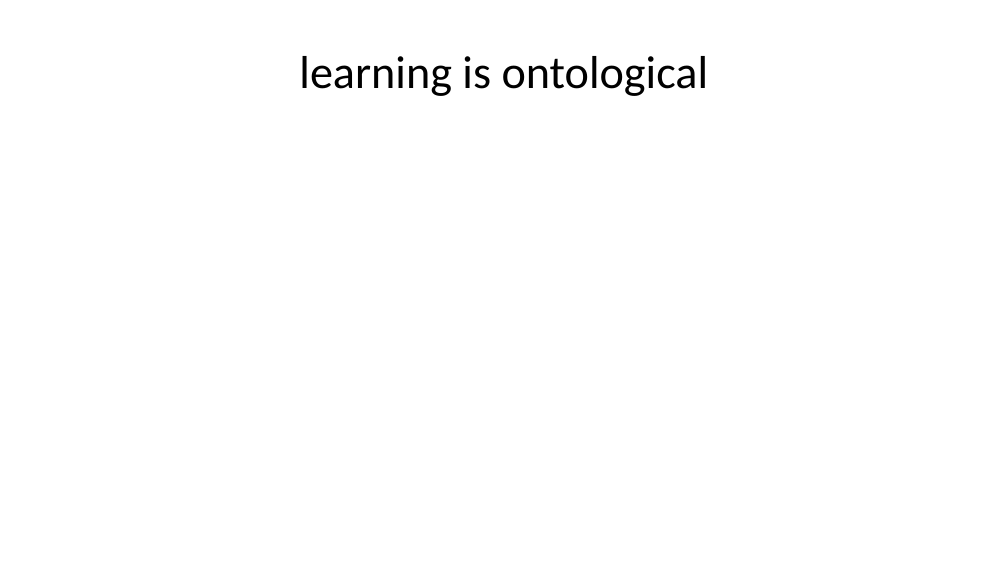
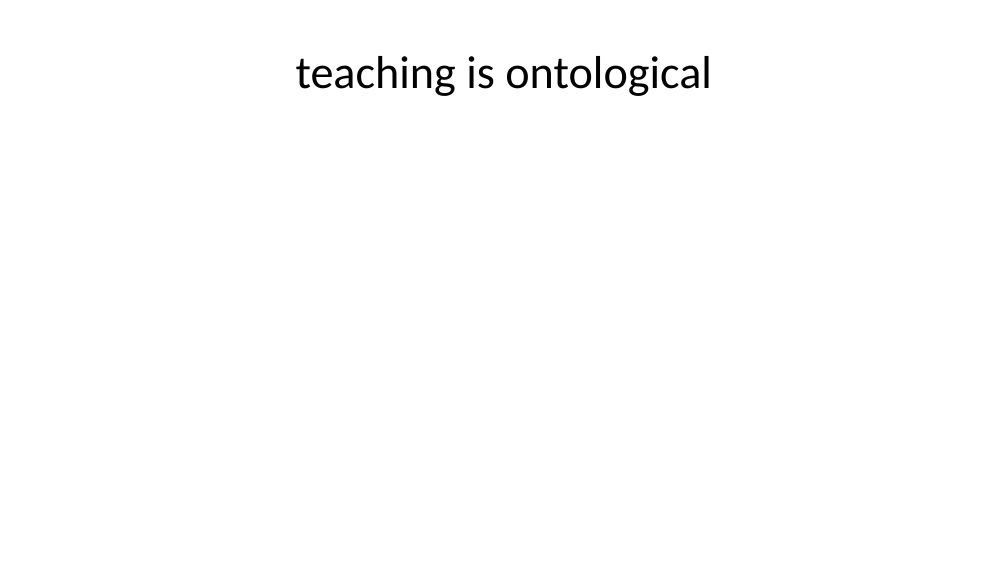
Before and after one commit to cmadland/slides, a slide deck: slide 6 of docs/posts/fpl-assessment/index.pptx. Drawn at 1008x567 pixels with LibreOffice and Linux fonts; fonts in the diff are those of the drawing. Boxes give left, top, right and bottom in pixels: in the first picture for what was removed or moved away, otherwise in the second. Text is boxed around its words. In the diff, an @@ line names an element or a change of style, - is before the commit and + after.

```diff
--- a/docs/posts/fpl-assessment/index.pptx
+++ b/docs/posts/fpl-assessment/index.pptx
@@ title at (x1=296, y1=56, x2=712, y2=96): text changed @@
-learning is ontological
+teaching is ontological
```
Also in this commit, not shown: 3 other slides changed, 15 slides added, 1 slide removed, 15 other files.
